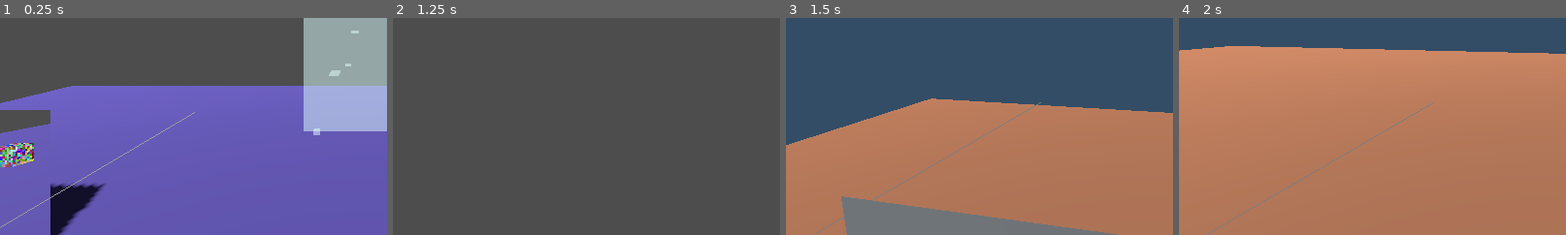
Above: before the commit, frames 1-4 (left to right).
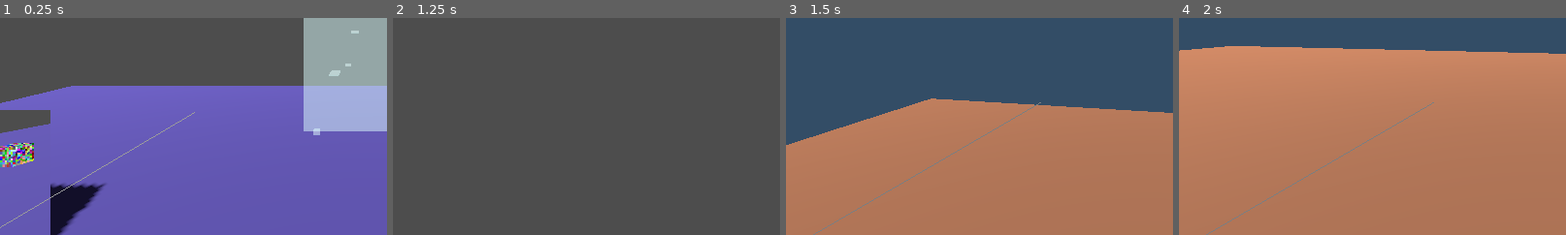
Above: after the commit, the same moments.

Repository: jvastola/GodotPhysicsRig
Game: Godot game, scene res://MainScene.tscn
The game is run twice, just before and just after one commit, with the same random seed, the same clock (stepped at 60 frames per second) and the same inputs.
Inputs (mouse positions are % of the whole screen's width and height, from its top left):
- Up to frame 1 (0.25 s): no input
- Up to frame 2 (1.25 s): move the mouse to (55, 50) at 0.52 s; hold W (move_forward) from 0.53 s (still down); hold Shift (sprint) from 0.53 s (still down); click (55, 50) at 0.67 s; tap Space (jump) at 0.77 s
- Up to frame 3 (1.5 s): keep holding W (move_forward); move the mouse to (45, 50) at 1.27 s; release Shift (sprint) at 1.28 s; tap Shift (sprint) at 1.35 s
- Up to frame 4 (2 s): keep holding W (move_forward); tap Space (jump) at 1.52 s
The pictures show only the part of the screen within x 4-54%, y 50-100%; the shares and areas given below are measured in that part.

Frames 1-2 are identical in both runs. In frame 3, 6.3% of the frame differs, in the area x 14-86%, y 82-100%; in frame 4, nothing differs.

Commit message:
Remove unused XR action tester and test screen scripts to streamline project structure

Diff:
--- a/SecondRoom.tscn
+++ b/SecondRoom.tscn
@@ -1,11 +1,9 @@
-[gd_scene load_steps=23 format=3 uid="uid://dtvg5mcsdmt1f"]
+[gd_scene load_steps=20 format=3 uid="uid://dtvg5mcsdmt1f"]
 
 [ext_resource type="Script" uid="uid://ct42jl8bcsjkj" path="res://floor_interactable.gd" id="1_ra6av"]
 [ext_resource type="PackedScene" uid="uid://cyi0m4x7nswyk" path="res://Portal.tscn" id="2_portal"]
 [ext_resource type="Script" uid="uid://exskxheotyxj" path="res://grabbable.gd" id="3_grabbable"]
-[ext_resource type="Script" uid="uid://d4c6j0s4qypas" path="res://xr_action_tester.gd" id="4_xrtest"]
 [ext_resource type="Script" uid="uid://cwl3p0dbrbmgl" path="res://viewport_mirror.gd" id="5_chm60"]
-[ext_resource type="Script" uid="uid://b5lycbvj1gy00" path="res://xr_test_screen.gd" id="5_xrscreen"]
 [ext_resource type="PackedScene" path="res://grabbables/GrabbableCube.tscn" id="6_grabbable_cube"]
 [ext_resource type="PackedScene" path="res://grabbables/GrabbableBall.tscn" id="7_grabbable_ball"]
 [ext_resource type="PackedScene" path="res://grabbables/GrabbableBall2.tscn" id="8_grabbable_ball2"]
@@ -54,9 +52,6 @@
 
 [sub_resource type="BoxMesh" id="BoxMesh_ra6av"]
 size = Vector3(0.1, 1, 0.1)
-
-[sub_resource type="PlaneMesh" id="PlaneMesh_xrtest"]
-size = Vector2(1.6, 0.9)
 
 [node name="SecondRoom" type="Node3D"]
 
@@ -163,24 +158,12 @@
 font_size = 24
 outline_size = 8
 
-[node name="XRTestViewport" type="SubViewport" parent="."]
-size = Vector2i(800, 450)
-
-[node name="XRTestControl" type="Control" parent="XRTestViewport"]
-layout_mode = 3
-anchors_preset = 0
-script = ExtResource("4_xrtest")
-
 [node name="ViewportMirror" type="Node3D" parent="."]
+transform = Transform3D(0.184826, 0, 0.982771, 0, 1, 0, -0.982771, 0, 0.184826, -4.32121, 0.881646, 0)
 script = ExtResource("5_chm60")
 size = Vector2(2, 1.5)
 ResolutionPerUnit = 500
 MainCamPath = NodePath("../XRPlayer/PlayerBody/XROrigin3D/XRCamera3D")
 MirrorColor = Color(1, 1, 1, 1)
 
-[node name="XRTestScreen" type="MeshInstance3D" parent="."]
-transform = Transform3D(1, 0, 0, 0, -0.10911, -0.99403, 0, 0.99403, -0.10911, 0, 1.6, -1)
-mesh = SubResource("PlaneMesh_xrtest")
-script = ExtResource("5_xrscreen")
-
 [editable path="PortalBack"]
--- a/xr_action_tester.gd
+++ /dev/null
@@ -1,198 +0,0 @@
-extends Control
-
-# XR Action Tester UI
-# Builds a list of actions and checkboxes for left/right controllers.
-# Attempts several methods to detect button/axis presses from XRController3D.
-
-@export var quest3_only: bool = true
-
-var default_actions := [
-	{"name":"trigger","label":"Trigger"},
-	{"name":"trigger_click","label":"Trigger Click"},
-	{"name":"trigger_touch","label":"Trigger Touch"},
-	{"name":"grip","label":"Grip"},
-	{"name":"grip_click","label":"Grip Click"},
-	{"name":"primary","label":"Primary (thumbstick)"},
-	{"name":"primary_click","label":"Primary Click"},
-	{"name":"secondary","label":"Secondary (thumbstick)"},
-	{"name":"primary_touch","label":"Primary Touch"},
-	{"name":"secondary_click","label":"Secondary Click"},
-	{"name":"ax_button","label":"A/X Button"},
-	{"name":"by_button","label":"B/Y Button"},
-	{"name":"menu_button","label":"Menu/System"},
-	{"name":"select_button","label":"Select"},
-	{"name":"thumbstick","label":"Thumbstick (axis)"},
-	{"name":"thumbstick_click","label":"Thumbstick Click"}
-]
-
-var quest3_actions := [
-	{"name":"trigger","label":"Trigger"},
-	{"name":"trigger_click","label":"Trigger Click"},
-	{"name":"grip","label":"Grip"},
-	{"name":"grip_click","label":"Grip Click"},
-	{"name":"primary","label":"Thumbstick (Primary)"},
-	{"name":"primary_click","label":"Thumbstick Click"},
-	{"name":"primary_touch","label":"Thumbstick Touch"},
-	{"name":"ax_button","label":"A/X Button"},
-	{"name":"by_button","label":"B/Y Button"},
-	{"name":"menu_button","label":"Menu/System"},
-	{"name":"thumbstick","label":"Thumbstick (axis)"},
-	{"name":"thumbstick_click","label":"Thumbstick Click"},
-]
-
-@export var actions := []
-
-var left_controller: XRController3D = null
-var right_controller: XRController3D = null
-var checkboxes := {} # action_name -> {"left":CheckBox, "right":CheckBox}
-
-func _ready():
-	# Create a simple panel layout
-	self.anchor_right = 0
-	self.anchor_bottom = 0
-	self.position = Vector2(12, 12)
-	self.custom_minimum_size = Vector2(420, 300)
-	# choose action set based on quest3_only
-	if quest3_only:
-		actions = quest3_actions
-	else:
-		actions = default_actions
-
-	var panel = Panel.new()
-	panel.name = "XRTestPanel"
-	panel.custom_minimum_size = Vector2(420, 300)
-	add_child(panel)
-
-	var vb = VBoxContainer.new()
-	vb.name = "VBox"
-	vb.anchor_right = 0
-	vb.anchor_bottom = 0
-	panel.add_child(vb)
-
-	var title = Label.new()
-	title.text = "Oculus Touch Controls Test"
-	title.add_theme_color_override("font_color", Color.WHITE)
-	title.add_theme_font_size_override("font_size", 18)
-	vb.add_child(title)
-
-	var grid = GridContainer.new()
-	grid.columns = 3
-	grid.name = "Grid"
-	vb.add_child(grid)
-
-	# header
-	grid.add_child(Label.new())
-	var lh = Label.new(); lh.text = "Left"; grid.add_child(lh)
-	var rh = Label.new(); rh.text = "Right"; grid.add_child(rh)
-
-	for a in actions:
-		var name = a.name
-		var label = Label.new()
-		label.text = a.label
-		grid.add_child(label)
-
-		var cb_left = CheckBox.new()
-		cb_left.disabled = true
-		grid.add_child(cb_left)
-
-		var cb_right = CheckBox.new()
-		cb_right.disabled = true
-		grid.add_child(cb_right)
-
-		checkboxes[name] = {"left":cb_left, "right":cb_right}
-
-	# reset button
-	var h = HBoxContainer.new()
-	h.size_flags_horizontal = Control.SIZE_EXPAND_FILL
-	vb.add_child(h)
-	var reset_btn = Button.new()
-	reset_btn.text = "Reset"
-	reset_btn.connect("pressed", Callable(self, "_on_reset_pressed"))
-	h.add_child(reset_btn)
-
-	# try to find controller nodes in tree
-	_find_controllers()
-
-func _on_reset_pressed():
-	for k in checkboxes.keys():
-		checkboxes[k]["left"].set_pressed(false)
-		checkboxes[k]["right"].set_pressed(false)
-
-func _find_controllers():
-	left_controller = null
-	right_controller = null
-	var root = get_tree().get_root()
-	_search_for_controllers(root)
-
-func _search_for_controllers(node):
-	# depth-first search for nodes named like LeftController/RightController or of class XRController3D
-	if typeof(node) == TYPE_OBJECT:
-		if node.get_class() == "XRController3D":
-			if node.name.to_lower().find("left") != -1:
-				left_controller = node
-			elif node.name.to_lower().find("right") != -1:
-				right_controller = node
-		# else continue search
-	for c in node.get_children():
-		_search_for_controllers(c)
-
-func _process(delta):
-	# If controllers are not found, try again occasionally
-	if left_controller == null or right_controller == null:
-		_find_controllers()
-
-	for a in actions:
-		var name = a.name
-		var left_pressed = _check_action_on_controller(left_controller, name)
-		var right_pressed = _check_action_on_controller(right_controller, name)
-
-		if left_pressed:
-			checkboxes[name]["left"].set_pressed(true)
-		if right_pressed:
-			checkboxes[name]["right"].set_pressed(true)
-
-func _check_action_on_controller(controller, action_name):
-	if controller == null:
-		return false
-	# Try methods in order: get_vector2 (axis), get_bool/get_float, generic call
-	# 1) vector2
-	if controller.has_method("get_vector2"):
-		var ok := true
-		var v = Vector2.ZERO
-		# safe call
-		v = controller.get_vector2(action_name) if controller.has_method("get_vector2") else Vector2.ZERO
-		if v.length() > 0.3:
-			return true
-
-	# 2) get_axis / get_joy_axis style
-	if controller.has_method("get_axis"):
-		var f = controller.get_axis(action_name)
-		if abs(f) > 0.3:
-			return true
-
-	# 3) get_bool / get_button
-	if controller.has_method("get_bool"):
-		if controller.get_bool(action_name):
-			return true
-	if controller.has_method("get_pressed"):
-		if controller.get_pressed(action_name):
-			return true
-	if controller.has_method("get_button"):
-		if controller.get_button(action_name):
-			return true
-
-	# 4) Input fallbacks: try Input singleton action names
-	# Try the raw action name, and common left/right suffixed variants used in projects
-	var candidates = [action_name, action_name + "_left", action_name + "_right"]
-	for act in candidates:
-		# Only call Input.* for actions that exist in the project's InputMap
-		if InputMap.has_action(act):
-			if Input.is_action_just_pressed(act) or Input.is_action_pressed(act):
-				return true
-
-	# 5) joypad fallback (check any device)
-	for device in Input.get_connected_joypads():
-		# try mapping common button indices? Not reliable; skip
-		pass
-
-	return false
--- a/xr_test_screen.gd
+++ /dev/null
@@ -1,29 +0,0 @@
-extends MeshInstance3D
-
-# Assign the SubViewport's texture to this mesh's material at runtime
-@export var viewport_node_name: String = "XRTestViewport"
-
-func _ready():
-	var scene = get_tree().get_current_scene()
-	if scene == null:
-		return
-	var vp = scene.get_node_or_null(viewport_node_name)
-	if vp == null:
-		# try searching recursively
-		for n in scene.get_children():
-			vp = n.get_node_or_null(viewport_node_name)
-			if vp != null:
-				break
-	if vp == null:
-		print("xr_test_screen.gd: could not find viewport '" + viewport_node_name + "'")
-		return
-	var tex = vp.get_texture()
-	if tex == null:
-		print("xr_test_screen.gd: viewport has no texture yet")
-		return
-	var mat := StandardMaterial3D.new()
-	mat.albedo_texture = tex
-	mat.shading_mode = BaseMaterial3D.SHADING_MODE_UNSHADED
-	mat.cull_mode = BaseMaterial3D.CULL_DISABLED
-	self.material_override = mat
-	print("xr_test_screen.gd: applied viewport texture to mesh")
Not shown, removed: xr_action_tester.gd.uid
Not shown, removed: xr_test_screen.gd.uid
